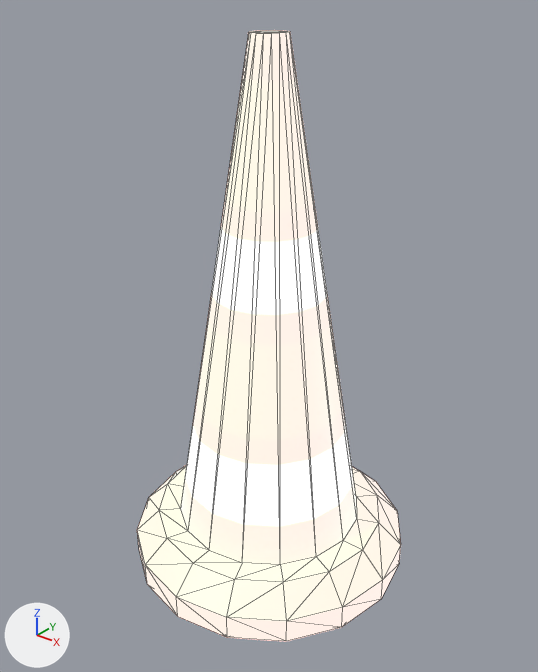
Before and after pictures for a commit that changed the glTF model models/cone.glb.
The view is the same before and after, from a 50 mm lens placed at (0.823, -1.03, 0.707), pointed at (0.006, -0.008, 0.074). Every picture has the same lights, and +X, +Y and +Z are marked at lower left. Mesh edges are drawn as thin lines. Where no turn or scale is listed for an object, it has been applied to the vertices.
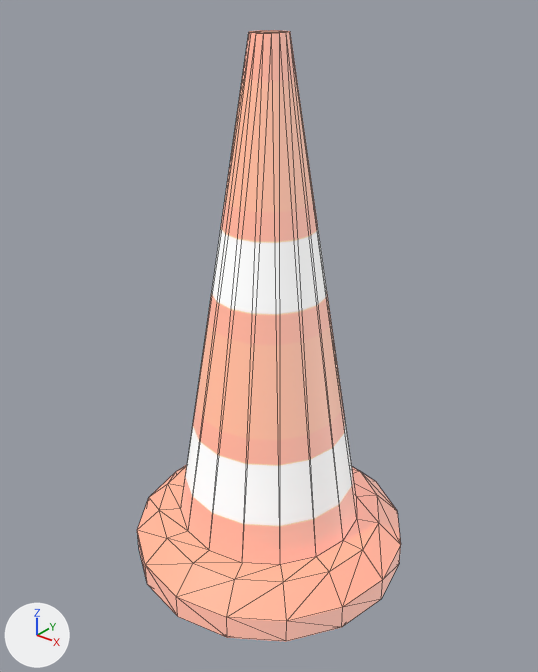
What differs and where, as boxes [x1, y1, x2, y2] in the pictures (538 x 672 px):
```json
{"object": "Cylinder.001", "change": "surface changed", "before": [137, 30, 401, 642], "after": [137, 30, 401, 642], "on screen": "white to beige"}
```

Edits to the scene script, one JSON object a line:
```json
{"op": "set", "path": "mat_material_003.emission_strength", "old": "1.0", "new": "0.303"}
```
